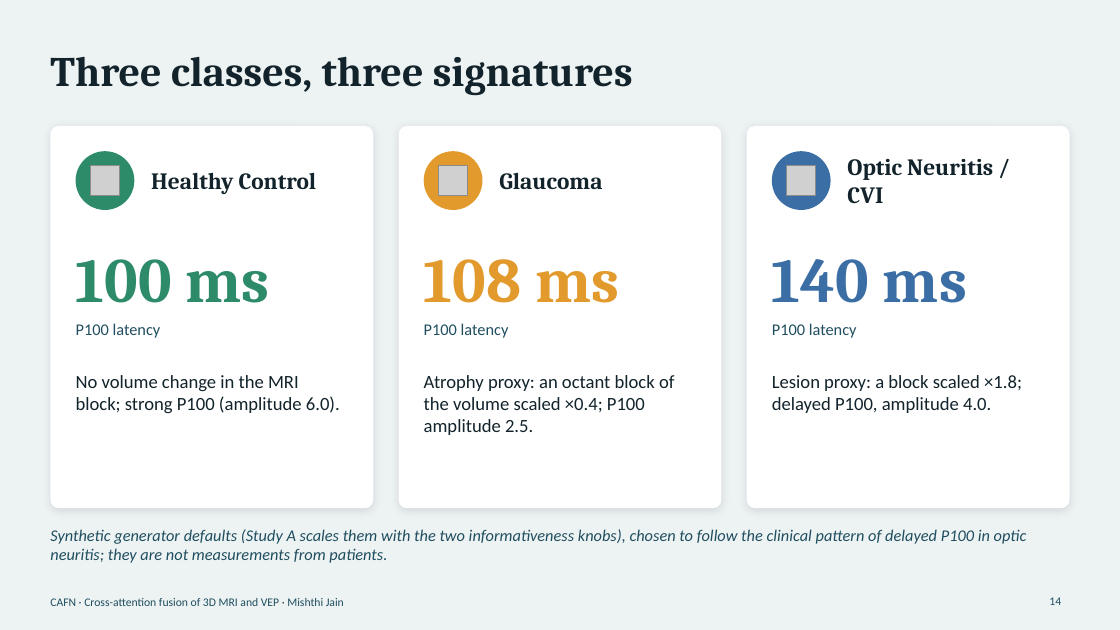
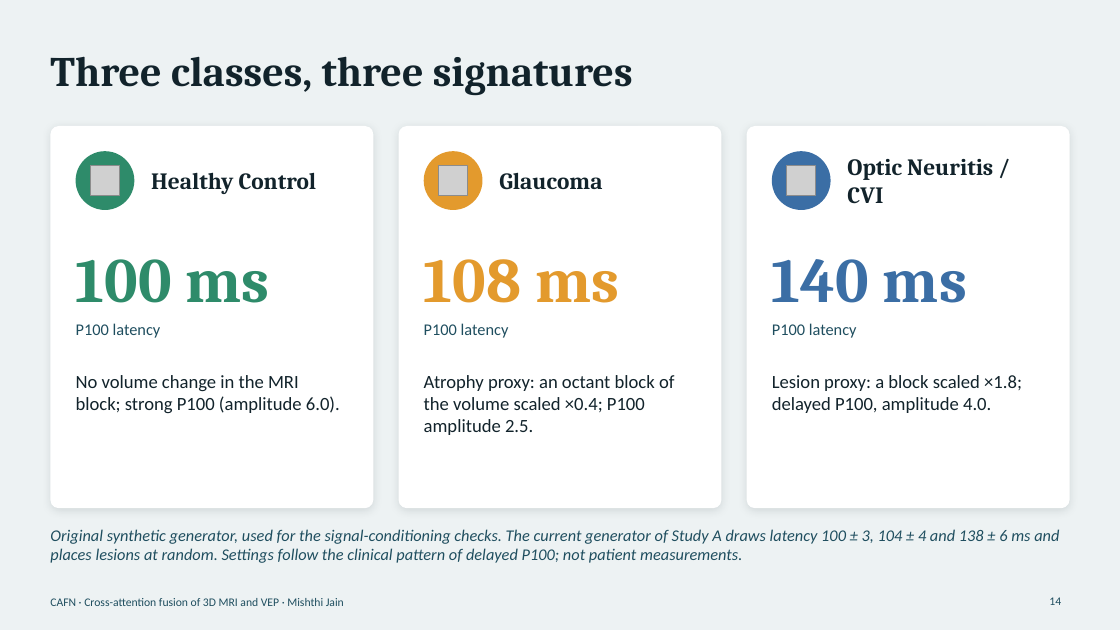
Before and after one commit to AmanSwar/NeuroImaging, a slide deck: slide 14 of docs/NeuroImaging_CAFN_Presentation.pptx. Drawn at 1120x630 pixels with LibreOffice and Linux fonts; fonts in the diff are those of the drawing; grey boxes stand for pictures. Boxes give left, top, right and bottom in pixels: in the first picture for what was removed or moved away, otherwise in the second. Text is boxed around its words. In the diff, an @@ line names an element or a change of style, - is before the commit and + after.

```diff
--- a/docs/NeuroImaging_CAFN_Presentation.pptx
+++ b/docs/NeuroImaging_CAFN_Presentation.pptx
@@ text at (50,529,1059,563): text changed @@
-Synthetic generator defaults (Study A scales them with the two informativeness knobs), chosen to follow the clinical pattern of delayed P100 in optic neuritis; they are not measurements from patients.
+Original synthetic generator, used for the signal-conditioning checks. The current generator of Study A draws latency 100 ± 3, 104 ± 4 and 138 ± 6 ms and places lesions at random. Settings follow the clinical pattern of delayed P100; not patient measurements.
```
Also in this commit, not shown: 16 other slides changed, 18 other files.
